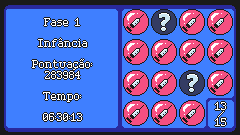
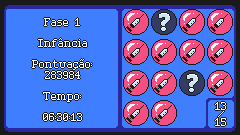
The second 240 x 135 image is a revision of the first. Changes to its layers:
painted on "Pasted Layer" over [179, 100, 205, 126]
